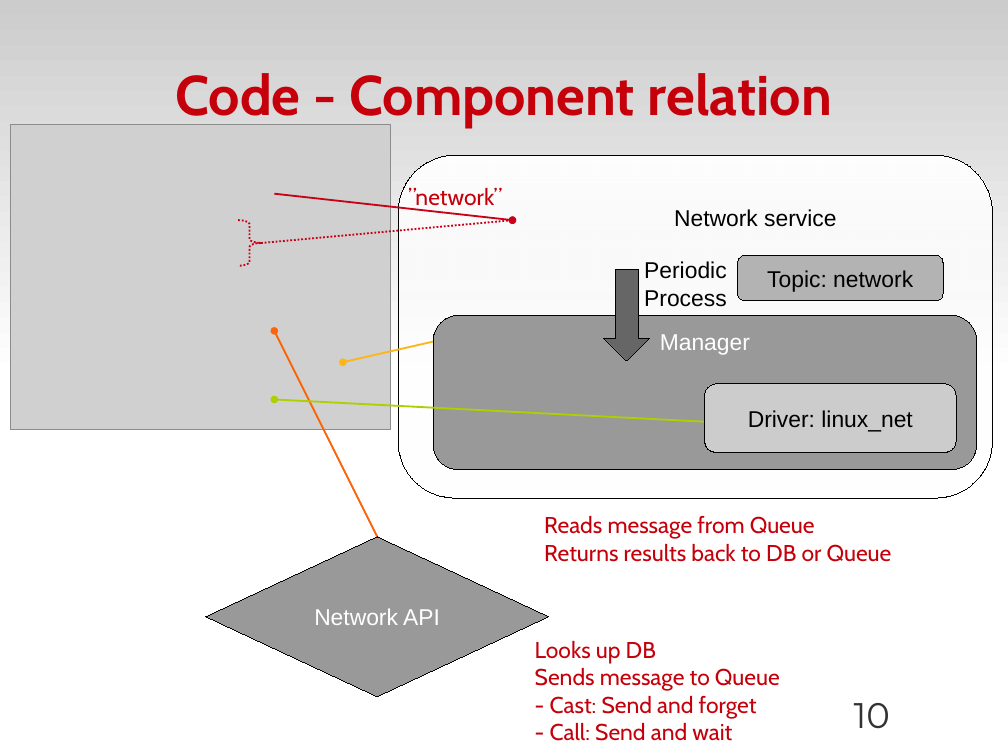
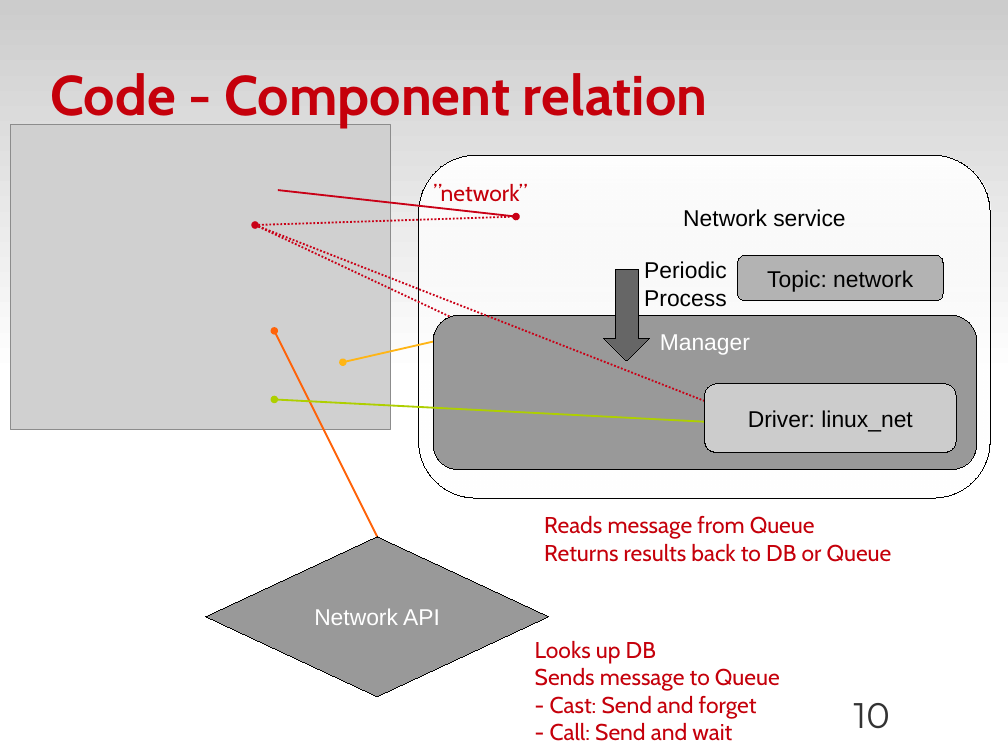
Before and after one commit to zyluo/talk-COSUG-2012, a slide deck: slide 10 of COSUG-2012.odp. Drawn at 1008x756 pixels with LibreOffice and Linux fonts; fonts in the diff are those of the drawing; grey boxes stand for pictures; background and template pictures are left out. Boxes give left, top, right and bottom in pixels: in the first picture for what was removed or moved away, otherwise in the second. Text is boxed around its words. In the diff, an @@ line names an element or a change of style, - is before the commit and + after.

```diff
--- a/COSUG-2012.odp
+++ b/COSUG-2012.odp
@@ title "Code - Component relation" at [50,73,707,128]: alignment centre to left @@
@@ rounded rectangle "Network service": place and size @@
-rounded rectangle "Network service" at [398,155,992,499]
+rounded rectangle "Network service" at [419,155,991,499]
@@ text "”network”": place and size @@
-text "”network”" at [408,188,502,211]
+text "”network”" at [433,184,527,208]
@@ arrow moved from (274, 194) - (512, 220) to (278, 190) - (516, 217) @@
@@ freeform shape removed at [238,220,261,266] @@
@@ arrow moved from (261, 243) - (512, 220) to (255, 225) - (516, 217) @@
@@ arrow (255, 225) - (516, 217): arrowheads changed @@
@@ line added from (255, 225) to (457, 320), #C90016 1.45 pt @@
@@ line added from (255, 225) to (732, 412), #C90016 1.45 pt @@
```
Also in this commit, not shown: 17 other slides changed, 1 slide added.
